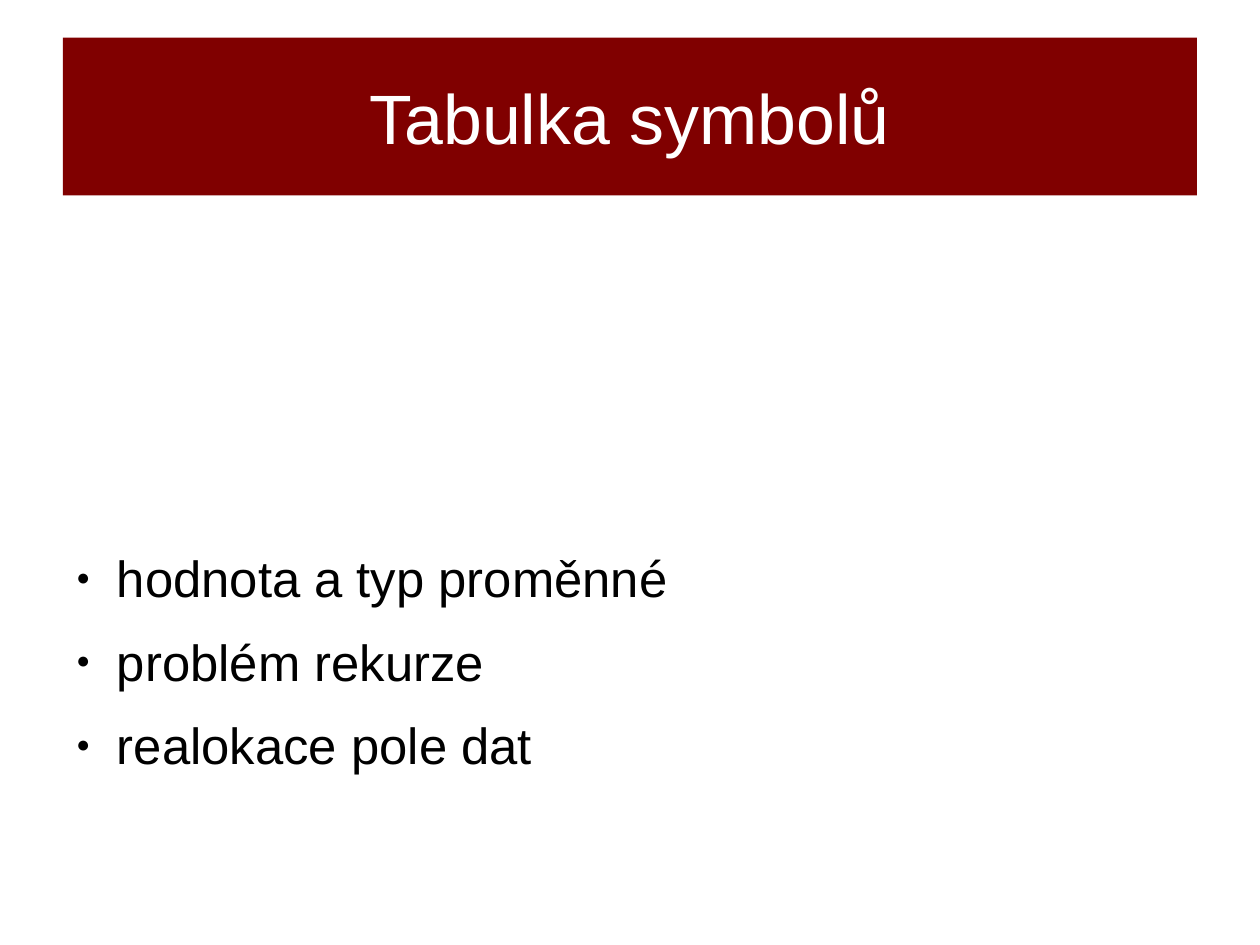
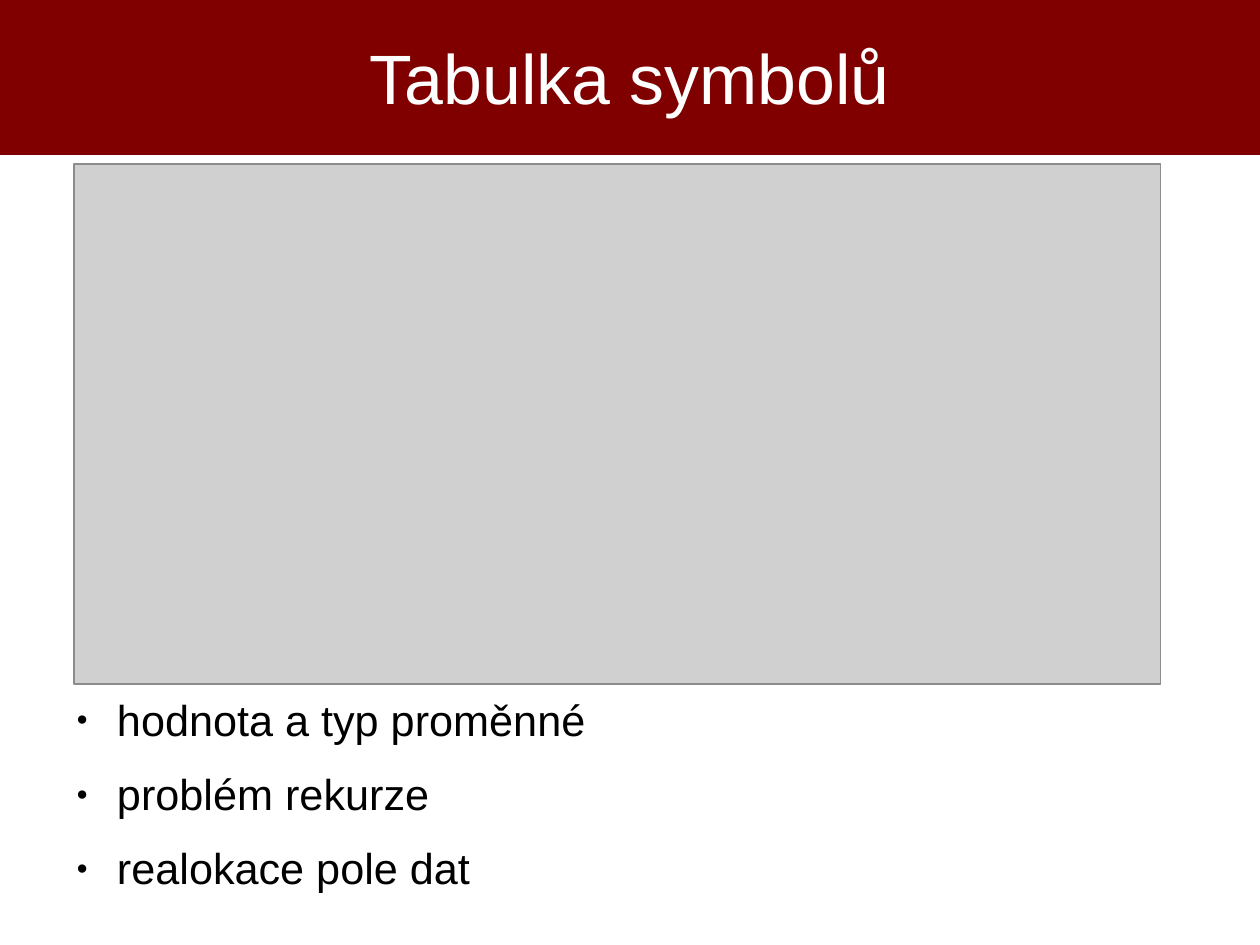
Before and after one commit to poncovka/ifj-interpret, a slide deck: slide 4 of obhajoba/xtrkal00.odp. Drawn at 1260x945 pixels with LibreOffice and Linux fonts; fonts in the diff are those of the drawing; grey boxes stand for pictures. Boxes give left, top, right and bottom in pixels: in the first picture for what was removed or moved away, otherwise in the second. Text is boxed around its words. In the diff, an @@ line names an element or a change of style, - is before the commit and + after.

```diff
--- a/obhajoba/xtrkal00.odp
+++ b/obhajoba/xtrkal00.odp
@@ title "Tabulka symbolů": place and size @@
-title "Tabulka symbolů" at [63, 38, 1197, 196]
+title "Tabulka symbolů" at [0, 0, 1260, 155]
@@ picture added at [74, 164, 1162, 684] @@
@@ text "hodnota a typ proměnné": place and size @@
-text "hodnota a typ proměnné" at [117, 559, 668, 775]
+text "hodnota a typ proměnné" at [117, 704, 586, 893]
@@ text "hodnota a typ proměnné" at [117, 704, 586, 893]: size 32 to 27.2 pt @@
```
Also in this commit, not shown: 10 other slides changed, 1 slide added, 1 slide removed.
